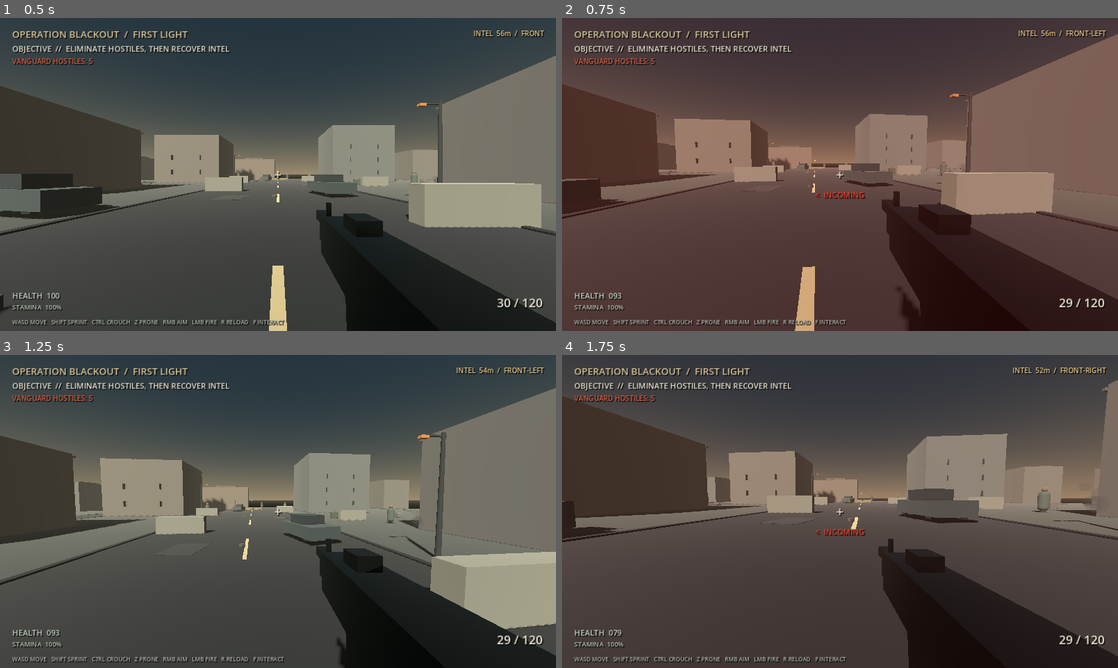
Above: before the commit, frames 1-4 (two rows, left to right).
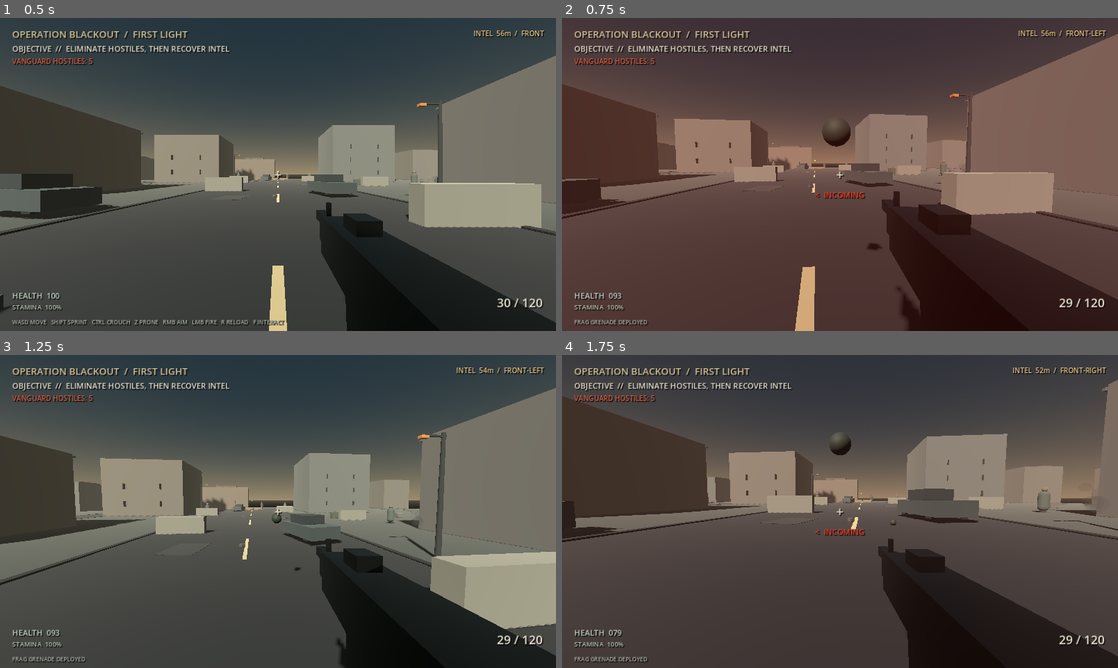
Above: after the commit, the same moments.

Repository: Liladizilla/operation-blackout
Game: Godot game, scene res://scenes/main.tscn
The game is run twice, just before and just after one commit, with the same random seed, the same clock (stepped at 60 frames per second) and the same inputs.
Inputs (mouse positions are in pixels of both pictures, inside the frame that each line leads up to):
- Up to frame 1 (0.5 s): no input
- Up to frame 2 (0.75 s): tap Enter at 0.5 s; move the mouse to (867, 174) at 0.52 s; hold W (move_forward) from 0.53 s (still down); tap G (throw_grenade, bound only after the commit) at 0.6 s; click (867, 174) at 0.67 s
- Up to frame 3 (1.25 s): keep holding W (move_forward); tap Space (jump) at 0.77 s
- Up to frame 4 (1.75 s): keep holding W (move_forward); move the mouse to (812, 511) at 1.27 s; tap Ctrl (crouch) at 1.35 s; tap Space (jump) at 1.52 s; tap G (throw_grenade, bound only after the commit) at 1.55 s

Frame 1 is identical in both runs. In frame 2, 0.8% of the frame differs, in the area x 2-58%, y 33-99%; in frame 3, 0.5%; in frame 4, 0.6%.

Commit message:
Bind G to frag grenade throwing

Diff:
--- a/scripts/main.gd
+++ b/scripts/main.gd
@@ -35,6 +35,7 @@
     _key_action("jump", KEY_SPACE)
     _key_action("reload", KEY_R)
     _key_action("interact", KEY_F)
+    _key_action("throw_grenade", KEY_G)
     _key_action("pause", KEY_ESCAPE)
 
 func _key_action(action: String, keycode: int) -> void:
